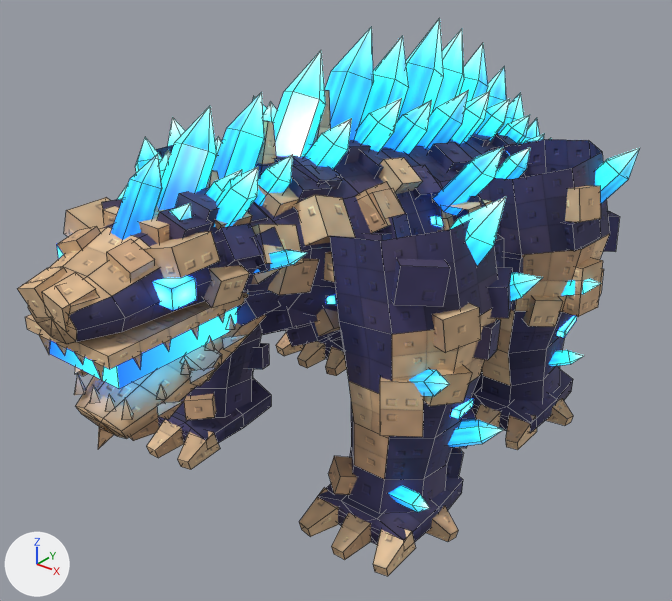
Before and after pictures for a commit that changed the FBX model assets/CrystalDino/export/CrystalDino.fbx.
One viewpoint serves both versions: a 50 mm camera at (18.4, -25.1, 19.8) aimed at (-1.7, 0.1, 4.2). The axes (+X, +Y, +Z) are drawn at lower left. The lights are the same throughout. The first picture is the older version. Mesh edges are drawn as thin lines.

Names of what the first picture shows: 'CrystalDino_Body', 'CrystalDino_Glow'.
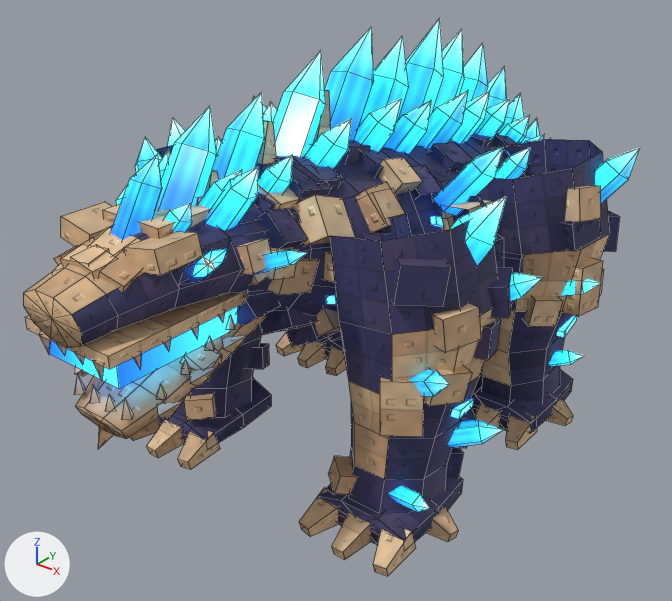
What changed in the scene script:
```text
Change me_crystaldino_glow:
    remove me_crystaldino_glow.from_pydata(...)  # 1011 vertices, 868 faces; spans x -7.4..7.4, y -12.7..19.8, z 1.5..14.7
    add me_crystaldino_glow.from_pydata(...)  # 1019 vertices, 876 faces; spans x -7.4..7.4, y -12.7..19.8, z 1.5..14.7
    me_crystaldino_glow part 1: the loose piece of 8 vertices spanning x 1.5..2.3, y -11.4..-10.6, z 9.5..10.1 is deleted
    me_crystaldino_glow part 2: the loose piece of 8 vertices spanning x -2.3..-1.5, y -11.4..-10.6, z 9.5..10.1 is deleted
    me_crystaldino_glow part 3
    24 vertices are added at x -2.1..2.1, y -10.0..-9.2, z 9.7..10.4
    20 new faces join them
Change me_crystaldino_body:
    remove me_crystaldino_body.from_pydata(...)  # 2598 vertices, 1830 faces; spans x -7.1..7.1, y -13.7..20.4, z 0.0..13.1
    add me_crystaldino_body.from_pydata(...)  # 2587 vertices, 1831 faces; spans x -7.1..7.1, y -13.5..20.4, z 0.0..13.1
    me_crystaldino_body part 4: the loose piece of 8 vertices spanning x 1.3..2.9, y -8.5..-6.8, z 9.1..10.8 is multiplied about its middle by the matrix ((0.64, -0.008, 0.364), (0.019, 0.736, -0.016), (-0.363, 0.023, 0.64)), then moved by (0.1, 0.0, -0.4)
    me_crystaldino_body part 5: the loose piece of 8 vertices spanning x 0.1..1.6, y -9.6..-7.6, z 10.2..11.6 is multiplied about its middle by the matrix ((0.887, 0.106, -0.056), (-0.102, 0.887, 0.062), (0.063, -0.055, 0.891)), then moved by (-0.3, 2.0, -0.4)
    me_crystaldino_body part 6: the loose piece of 8 vertices spanning x 1.1..2.6, y -9.4..-8.2, z 9.6..10.9 is multiplied about its middle by the matrix ((0.779, -0.171, 0.35), (0.174, 0.853, 0.028), (-0.348, 0.045, 0.797)), then moved by (0.3, 0.3, -0.3)
    me_crystaldino_body part 7: the loose piece of 8 vertices spanning x 1.6..2.8, y -8.5..-7.6, z 9.4..10.6 is multiplied about its middle by the matrix ((0.724, -0.104, -0.822), (0.276, 1.059, 0.109), (0.781, -0.278, 0.723)), then moved by (-1.3, 1.3, 0.6)
    me_crystaldino_body part 8: the loose piece of 8 vertices spanning x 1.4..2.7, y -10.1..-9.0, z 9.0..10.2 is multiplied about its middle by the matrix ((0.383, -0.311, -1.028), (0.46, 1.034, -0.141), (0.97, -0.367, 0.472)), then moved by (-0.2, 2.4, 0.5)
    me_crystaldino_body part 9: the loose piece of 8 vertices spanning x 0.3..1.5, y -12.0..-11.1, z 9.8..11.0 is multiplied about its middle by the matrix ((0.996, 0.101, -0.281), (-0.085, 1.034, 0.068), (0.286, -0.042, 0.999)), then moved by (-0.8, -0.5, -0.2)
    me_crystaldino_body part 10: the loose piece of 8 vertices spanning x -1.5..-0.3, y -12.0..-11.1, z 9.8..11.0 is multiplied about its middle by the matrix ((0.996, -0.101, 0.281), (0.085, 1.034, 0.068), (-0.286, -0.042, 0.999)), then moved by (0.8, -0.5, -0.2)
    me_crystaldino_body part 11: the loose piece of 8 vertices spanning x -0.1..1.0, y -13.7..-12.5, z 9.2..10.4 is multiplied about its middle by the matrix ((0.837, -0.235, 0.138), (0.243, 0.845, -0.037), (-0.123, 0.073, 0.868)), then moved by (0.4, 1.3, 0.4)
    me_crystaldino_body part 12: the loose piece of 8 vertices spanning x -1.0..0.1, y -13.7..-12.5, z 9.2..10.4 is multiplied about its middle by the matrix ((0.837, 0.235, -0.138), (-0.243, 0.845, -0.037), (0.123, 0.073, 0.868)), then moved by (-0.4, 1.3, 0.4)
    me_crystaldino_body part 13: the loose piece of 8 vertices spanning x 0.8..2.3, y -11.1..-9.8, z 10.0..11.1 is scaled about its middle by (0.932, 1.07, 0.802), then moved by (-0.3, -0.3, 0.1)
    me_crystaldino_body part 14: the loose piece of 8 vertices spanning x -2.3..-0.8, y -11.1..-9.8, z 10.0..11.1 is scaled about its middle by (0.932, 1.07, 0.802), then moved by (0.3, -0.3, 0.1)
    me_crystaldino_body part 15: the loose piece of 8 vertices spanning x 0.4..1.7, y -10.4..-9.3, z 10.2..11.4 is deleted
    me_crystaldino_body part 16: the loose piece of 8 vertices spanning x -1.7..-0.4, y -10.4..-9.3, z 10.2..11.4 is deleted
    me_crystaldino_body part 17: 18 vertices moved from x -1.6..1.6, y -13.5..-10.7, z 8.6..10.4 to x -1.5..1.5, y -13.5..-10.7, z 8.6..10.4; 37 vertices removed from x -2.7..2.0, y -13.5..-7.9, z 9.0..11.2; 42 vertices added at x -2.1..2.1, y -13.5..-6.2, z 9.1..11.4
    other edits to the shape of me_crystaldino_body do not show in these pictures
```

Location of each change, [x1, y1, x2, y2] in pixels of the pictures (672 x 601 px; the box of a moved part takes in the faces that stretch with it):
'CrystalDino_Body', reshaped: before [18, 90, 620, 576]; after [23, 90, 620, 576]
part 1 of me_crystaldino_glow, deleted (cyan): before [152, 275, 197, 311]
part 2 of me_crystaldino_glow, deleted (mostly hidden): before [57, 245, 64, 258]
part 3 of me_crystaldino_glow, added (cyan): after [191, 248, 228, 278]
part 4 of me_crystaldino_body, moved or reshaped: before [252, 224, 303, 265]; after [265, 247, 298, 280]
part 5 of me_crystaldino_body, moved or reshaped (mostly hidden afterwards): before [175, 188, 250, 229]; after [252, 192, 265, 205]
part 6 of me_crystaldino_body, moved or reshaped: before [216, 223, 264, 265]; after [237, 238, 271, 275]
part 7 of me_crystaldino_body, moved or reshaped (mostly hidden afterwards): before [250, 227, 283, 273]; after [256, 196, 275, 213]
part 8 of me_crystaldino_body, moved or reshaped: before [203, 265, 249, 308]; after [258, 208, 308, 249]
part 9 of me_crystaldino_body, moved or reshaped: before [107, 239, 155, 281]; after [71, 244, 115, 279]
part 10 of me_crystaldino_body, moved or reshaped: before [57, 227, 101, 255]; after [61, 245, 109, 268]
part 11 of me_crystaldino_body, moved or reshaped: before [42, 272, 96, 332]; after [99, 250, 142, 293]
part 12 of me_crystaldino_body, moved or reshaped: before [18, 267, 67, 318]; after [54, 237, 94, 265]
part 13 of me_crystaldino_body, moved or reshaped: before [142, 231, 220, 278]; after [124, 231, 203, 275]
part 14 of me_crystaldino_body, moved or reshaped: before [64, 197, 110, 237]; after [61, 202, 112, 246]
part 15 of me_crystaldino_body, deleted: before [157, 206, 212, 240]
part 16 of me_crystaldino_body, deleted (mostly hidden): before [102, 199, 122, 209]
part 17 of me_crystaldino_body, moved or reshaped: before [22, 211, 252, 344]; after [23, 192, 242, 347]
